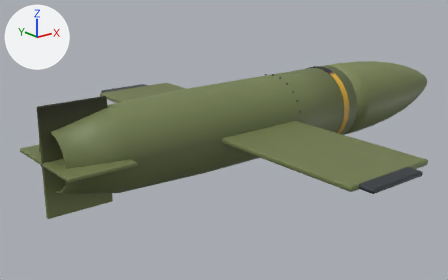
The glTF model public/yw9-pigeon/glider.glb, before and after one commit.
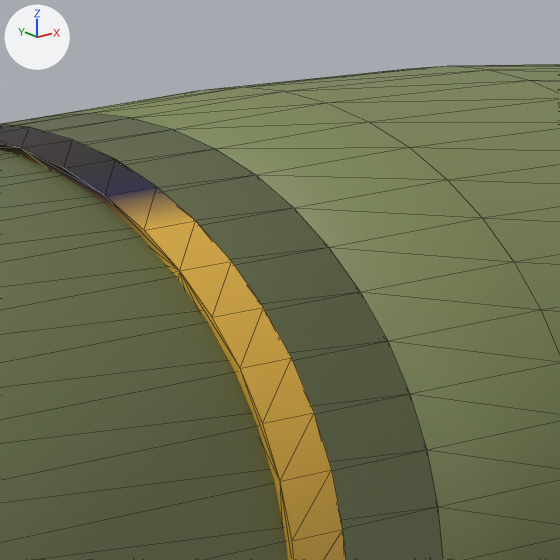
There are two pictures of each version: one whole from a camera (50 mm lens) standing at (-3.78, -5.29, 1.93) and looking at (0.73, 0.34, -0.32), one close up on the part from 71% to 82% of the width and 20% to 37% of the height. The axes (+X, +Y, +Z) are drawn at upper left. The lights are the same throughout. The first two pictures are the older version. The close-ups show mesh edges as thin lines. Vertices at exactly the same position are counted once.

Objects in the first close-up: 'anim-g_nose', 'glider.paint.0', 'glider.paint.1'.
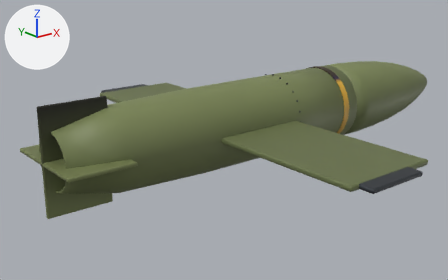
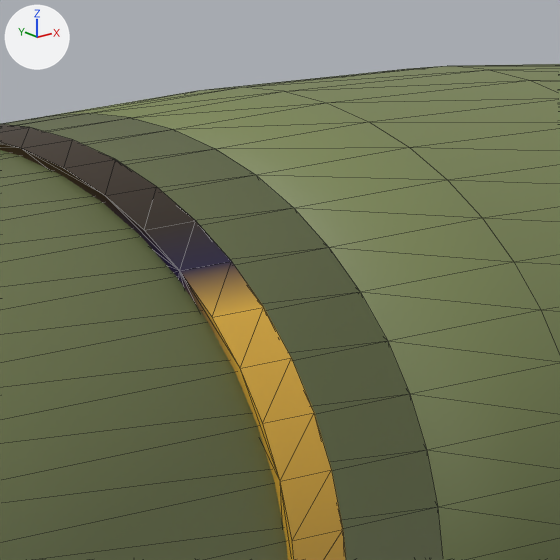
Where the change shows, as pixel boxes (x1, y1, x2, y2) in the close-ups (560 x 560 px):
part 1 of me_g_band_001, recoloured (darker)
    both: (0, 141, 231, 287)
part 2 of me_g_band_001, recoloured (darker)
    both: (180, 261, 259, 380)

Patch to the scene script:
```diff
--- a/public/yw9-pigeon/glider.glb.py
+++ b/public/yw9-pigeon/glider.glb.py
@@ me_g_band_001 @@
 me_g_band_001.from_pydata(...)  # 192 vertices, 376 faces; spans x -0.63..2.04, y -0.48..0.48, z -0.48..0.48
 # used by ob_glider_paint_1; location = (0.0, 0.0, 0.0)
+# me_g_band_001 part 1: 293 faces centred in x -0.63..2.04, y -0.48..0.48, z -0.48..0.48 are repainted in the vertex colours; the middle colour goes from light grey #dcdcdc to light grey #dfdedd
+# me_g_band_001 part 2: 83 faces centred in x -0.63..2.04, y -0.47..0.47, z 0.0..0.38 are repainted in the vertex colours; the middle colour goes from white #f5f5f4 to white #f7f6f7
 me_g_band_001.materials.append(mat_paint__e3b23c)
```
